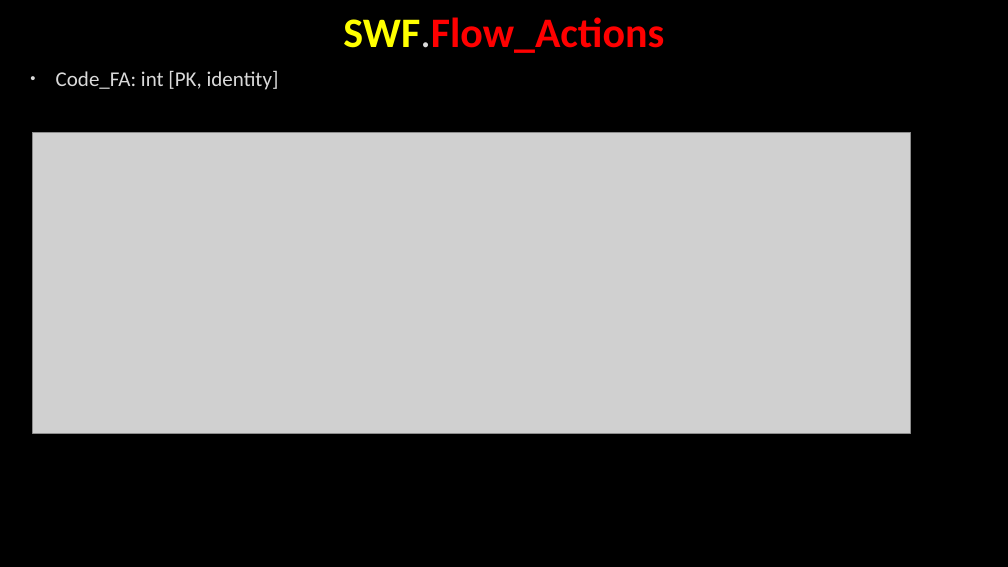
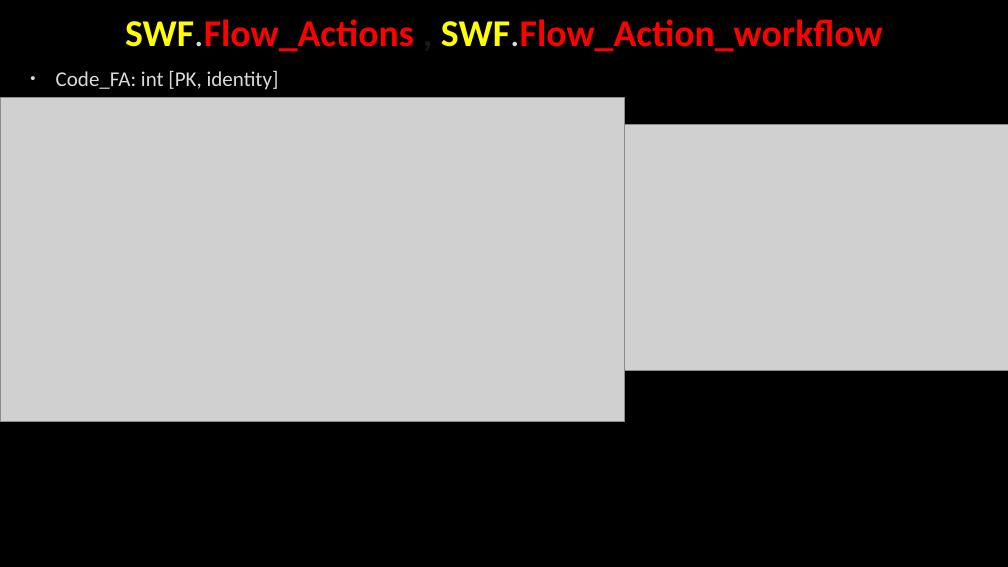
Before and after one commit to AhmedMohamedSamir1/Summary, a slide deck: slide 46 of Dot Net/Business.pptx (slide 45 before the commit). Drawn at 1008x567 pixels with LibreOffice and Linux fonts; fonts in the diff are those of the drawing; grey boxes stand for pictures; background and template pictures are left out. Boxes give left, top, right and bottom in pixels: in the first picture for what was removed or moved away, otherwise in the second. Text is boxed around its words. In the diff, an @@ line names an element or a change of style, - is before the commit and + after.

```diff
--- a/Dot Net/Business.pptx
+++ b/Dot Net/Business.pptx
@@ title at (125,19,883,52): text changed; size 40 to 36 pt @@
-SWF.Flow_Actions
+SWF.Flow_Actions , SWF.Flow_Action_workflow
@@ picture: place and size @@
-picture at (33,132,910,433)
+picture at (0,97,625,421)
@@ picture added at (625,124,1008,370) @@
```
Also in this commit, not shown: 5 other slides changed, 5 slides added, 4 other files.
